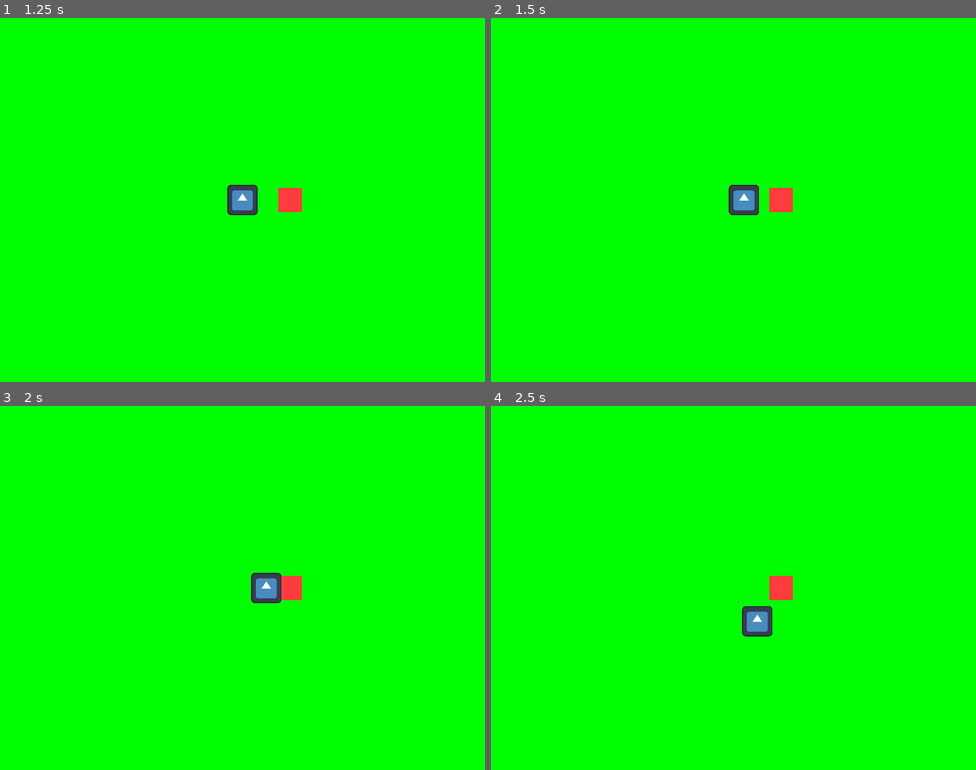
Above: before the commit, frames 1-4 (two rows, left to right).
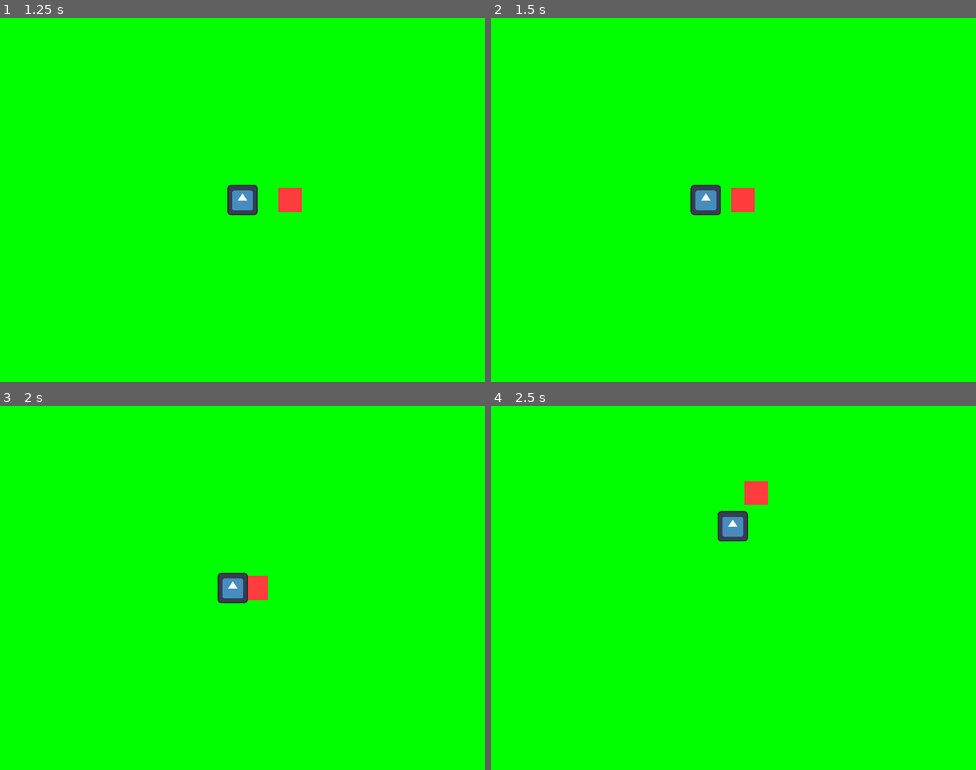
Above: after the commit, the same moments.

Repository: Zereijin/GGJ2023
Game: Godot game, scene res://main_menu/main_menu.tscn
Two runs of this game, one before a commit and one after it. Both use one fixed random seed, a clock stepped at 60 frames per second and the inputs below. The engine's default icon, where the game draws it, is replaced by a stand-in: a white triangle on a blue panel in a dark square.
Inputs:
- Up to frame 1 (1.25 s): click "Play" at 0.5 s
- Up to frame 2 (1.5 s): tap Enter at 1.25 s; hold D (right) from 1.28 s (still down)
- Up to frame 3 (2 s): keep holding D (right)
- Up to frame 4 (2.5 s): release D (right) at 2.03 s; hold S (down) from 2.03 s (still down)

Frame 1 is identical in both runs. In frame 2, 1.4% of the frame differs, in the area x 41-63%, y 45-55%; in frame 3, 1.4%; in frame 4, 1.7%, in the area x 46-63%, y 20-64%.

Commit message:
Add camera following player with lookahead

Diff:
--- /dev/null
+++ b/game/camera.gd
@@ -0,0 +1,21 @@
+extends Camera2D
+
+## How much to multiply the player’s velocity by when added to the camera’s target position to achieve lookahead
+@export_range(0, 1000)
+var lookahead: float
+
+## The closest ancestor of type RigidBody2D
+@onready
+var rigidbody := _find_rigidbody2d_ancestor()
+
+func _find_rigidbody2d_ancestor() -> RigidBody2D:
+	var x: Node = self
+	while x != null:
+		var body := x as RigidBody2D
+		if body != null:
+			return body
+		x = x.get_parent()
+	return null
+
+func _process(_delta: float) -> void:
+	position = rigidbody.linear_velocity * lookahead
--- a/game/game.tscn
+++ b/game/game.tscn
@@ -1,7 +1,8 @@
-[gd_scene load_steps=10 format=3 uid="uid://cx25ioy07iibp"]
+[gd_scene load_steps=11 format=3 uid="uid://cx25ioy07iibp"]
 
 [ext_resource type="Texture2D" uid="uid://b836w3h88y88o" path="res://icon.svg" id="1_uw8f1"]
 [ext_resource type="Script" path="res://game/player.gd" id="2_w2uax"]
+[ext_resource type="Script" path="res://game/camera.gd" id="3_1xqbk"]
 
 [sub_resource type="Gradient" id="Gradient_3834j"]
 interpolation_mode = 1
@@ -67,4 +68,7 @@
 scale = Vector2(0.5, 0.5)
 texture = ExtResource("1_uw8f1")
 
-[node name="Camera" type="Camera2D" parent="."]
+[node name="Camera" type="Camera2D" parent="Garden/Objects/Player"]
+position_smoothing_enabled = true
+script = ExtResource("3_1xqbk")
+lookahead = 1.0
